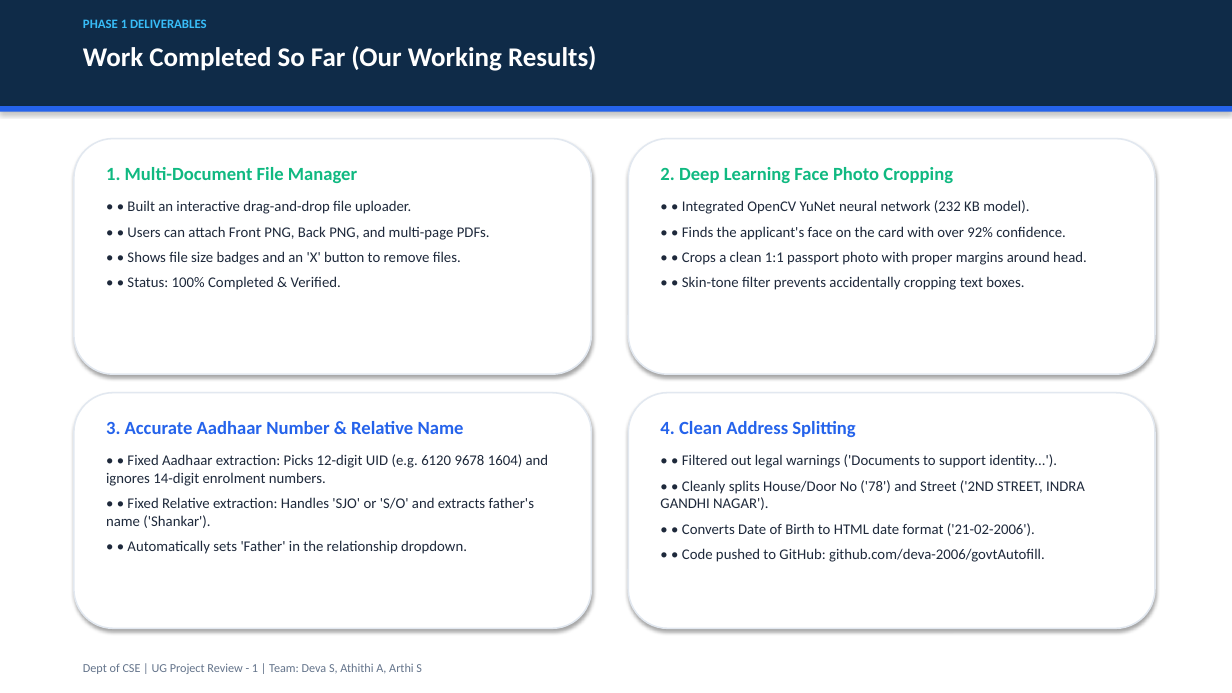
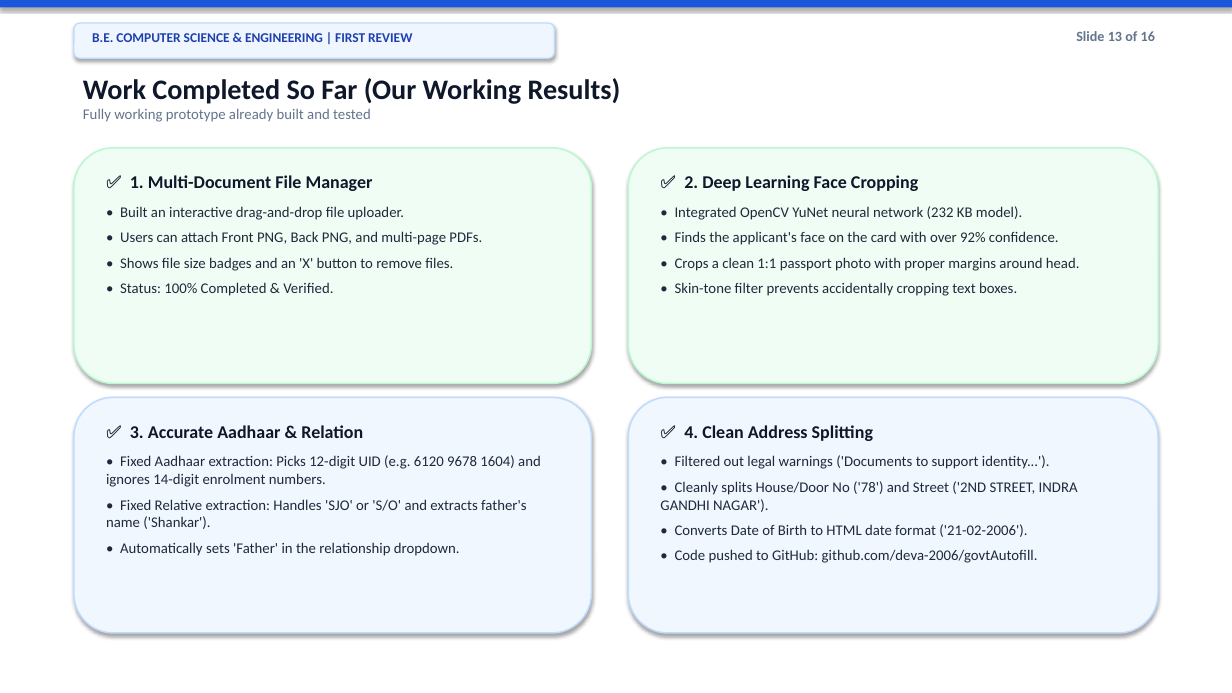
Before and after one commit to deva-2006/govtAutofill, a slide deck: slide 13 of First_Review_UG_Project_Presentation.pptx. Drawn at 1232x693 pixels with LibreOffice and Linux fonts; fonts in the diff are those of the drawing. Boxes give left, top, right and bottom in pixels: in the first picture for what was removed or moved away, otherwise in the second. Text is boxed around its words. In the diff, an @@ line names an element or a change of style, - is before the commit and + after.

Commit message:
Update presentation template to match clean modern card visual inspiration with simple words

```diff
--- a/First_Review_UG_Project_Presentation.pptx
+++ b/First_Review_UG_Project_Presentation.pptx
@@ rectangle resized from (x1=0, y1=0, x2=1232, y2=106) to (x1=0, y1=0, x2=1232, y2=7) @@
@@ rectangle at (x1=0, y1=0, x2=1232, y2=7): fill #0F2B48 to #1A56DB @@
@@ rounded rectangle added at (x1=74, y1=23, x2=555, y2=58), fill #EFF6FF, outline #BFDBFE 1 pt @@
@@ text removed at (x1=83, y1=19, x2=207, y2=28) @@
-PHASE 1 DELIVERABLES
@@ text added at (x1=92, y1=33, x2=412, y2=42), 10.5 pt, text #1E40AF, bold @@
+B.E. COMPUTER SCIENCE & ENGINEERING | FIRST REVIEW
@@ text added at (x1=1076, y1=31, x2=1155, y2=41), 11 pt, text #64748B, bold @@
+Slide 13 of 16
@@ text "Work Completed So Far (Our ..." moved from (x1=83, y1=46, x2=597, y2=71) to (x1=83, y1=78, x2=621, y2=122) @@
@@ text at (x1=83, y1=78, x2=621, y2=104): size 21 to 22 pt, text colour #FFFFFF to #0F172A in "Work Completed So Far (Our Working Results)" @@
@@ rectangle removed at (x1=0, y1=106, x2=1232, y2=112) @@
@@ text at (x1=83, y1=108, x2=371, y2=122): paragraph added @@
+Fully working prototype already built and tested
@@ rounded rectangle moved from (x1=74, y1=139, x2=592, y2=374) to (x1=74, y1=148, x2=592, y2=384) @@
@@ rounded rectangle at (x1=74, y1=148, x2=592, y2=384): fill #FFFFFF to #F0FDF4; outline #E2E8F0 1.2 pt to #BBF7D0 1.2 pt @@
@@ rounded rectangle moved from (x1=628, y1=139, x2=1155, y2=374) to (x1=628, y1=148, x2=1158, y2=384) @@
@@ rounded rectangle at (x1=628, y1=148, x2=1158, y2=384): fill #FFFFFF to #F0FDF4; outline #E2E8F0 1.2 pt to #BBF7D0 1.2 pt @@
@@ text at (x1=120, y1=175, x2=482, y2=296): text changed @@
-1. Multi-Document File Manager
-• • Built an interactive drag-and-drop file uploader.
-• • Users can attach Front PNG, Back PNG, and multi-page PDFs.
-• • Shows file size badges and an 'X' button to remove files.
-• • Status: 100% Completed & Verified.
+✅ 1. Multi-Document File Manager
+• Built an interactive drag-and-drop file uploader.
+• Users can attach Front PNG, Back PNG, and multi-page PDFs.
+• Shows file size badges and an 'X' button to remove files.
+• Status: 100% Completed & Verified.
@@ text at (x1=675, y1=175, x2=1080, y2=296): text changed @@
-2. Deep Learning Face Photo Cropping
-• • Integrated OpenCV YuNet neural network (232 KB model).
-• • Finds the applicant's face on the card with over 92% confidence.
-• • Crops a clean 1:1 passport photo with proper margins around head.
-• • Skin-tone filter prevents accidentally cropping text boxes.
+✅ 2. Deep Learning Face Cropping
+• Integrated OpenCV YuNet neural network (232 KB model).
+• Finds the applicant's face on the card with over 92% confidence.
+• Crops a clean 1:1 passport photo with proper margins around head.
+• Skin-tone filter prevents accidentally cropping text boxes.
@@ rounded rectangle moved from (x1=74, y1=393, x2=592, y2=628) to (x1=74, y1=397, x2=592, y2=633) @@
@@ rounded rectangle at (x1=74, y1=397, x2=592, y2=633): fill #FFFFFF to #F0F7FF; outline #E2E8F0 1.2 pt to #BFDBFE 1.2 pt @@
@@ rounded rectangle moved from (x1=628, y1=393, x2=1155, y2=628) to (x1=628, y1=397, x2=1158, y2=633) @@
@@ rounded rectangle at (x1=628, y1=397, x2=1158, y2=633): fill #FFFFFF to #F0F7FF; outline #E2E8F0 1.2 pt to #BFDBFE 1.2 pt @@
@@ text at (x1=106, y1=425, x2=541, y2=556): text changed @@
-3. Accurate Aadhaar Number & Relative Name
-• • Fixed Aadhaar extraction: Picks 12-digit UID (e.g. 6120 9678 1604) and ignores 14-digit enrolment numbers.
-• • Fixed Relative extraction: Handles 'SJO' or 'S/O' and extracts father's name ('Shankar').
-• • Automatically sets 'Father' in the relationship dropdown.
+✅ 3. Accurate Aadhaar & Relation
+• Fixed Aadhaar extraction: Picks 12-digit UID (e.g. 6120 9678 1604) and ignores 14-digit enrolment numbers.
+• Fixed Relative extraction: Handles 'SJO' or 'S/O' and extracts father's name ('Shankar').
+• Automatically sets 'Father' in the relationship dropdown.
@@ text at (x1=660, y1=425, x2=1078, y2=563): text changed @@
-4. Clean Address Splitting
-• • Filtered out legal warnings ('Documents to support identity...').
-• • Cleanly splits House/Door No ('78') and Street ('2ND STREET, INDRA GANDHI NAGAR').
-• • Converts Date of Birth to HTML date format ('21-02-2006').
-• • Code pushed to GitHub: github.com/deva-2006/govtAutofill.
+✅ 4. Clean Address Splitting
+• Filtered out legal warnings ('Documents to support identity...').
+• Cleanly splits House/Door No ('78') and Street ('2ND STREET, INDRA GANDHI NAGAR').
+• Converts Date of Birth to HTML date format ('21-02-2006').
+• Code pushed to GitHub: github.com/deva-2006/govtAutofill.
@@ text removed at (x1=83, y1=663, x2=422, y2=674) @@
-Dept of CSE | UG Project Review - 1 | Team: Deva S, Athithi A, Arthi S
```
Also in this commit, not shown: 14 other slides changed, 1 slide added, 1 slide removed, 1 other file.
